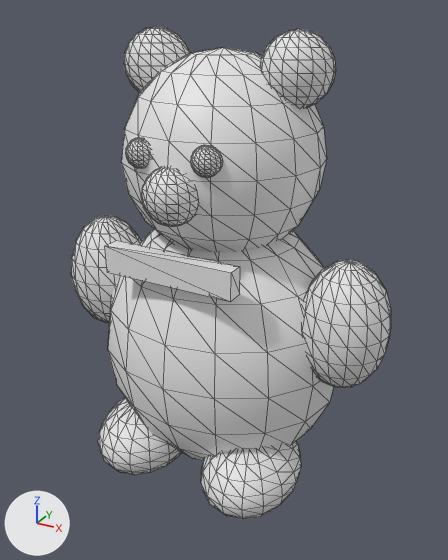
Before and after pictures for a commit that changed the glTF model godot/assets3d/props/prize_bear.glb.
The view is the same before and after, from a camera (50 mm lens) standing at (0.878, -1.594, 1.451) and looking at (0.01, -0.017, 0.662). Lighting does not change. The marker at lower left points along +X, +Y and +Z. The picture after the commit comes second. Mesh edges are drawn as thin lines. Vertices at exactly the same position are counted once.

The older version as bpy lines, for what is in view:
```python
me_me_400 = bpy.data.meshes.new('me.400')
me_me_400.from_pydata(...)  # 1614 vertices, 3180 faces; spans x -0.55..0.55, y -0.375..0.36, z 0.0..1.4
ob_ob = bpy.data.objects.new('ob', me_me_400)
ob_ob.location = (0.0, 0.0, 0.0)
```
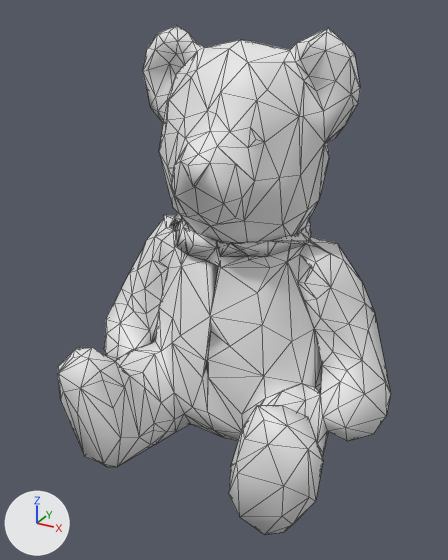
The change, as a list of edits to the scene's bpy script:
```text
Change me_me_400:
    used by ob_ob; location = (0.0, 0.0, 0.0)
    remove me_me_400.from_pydata(...)  # 1614 vertices, 3180 faces; spans x -0.55..0.55, y -0.375..0.36, z 0.0..1.4
    add me_me_400.from_pydata(...)  # 595 vertices, 1250 faces; spans x -0.55..0.55, y -0.368..0.368, z 0.0..1.4
    me_me_400 part 1: the loose piece of 146 vertices spanning x -0.4..0.4, y -0.36..0.36, z 0.01..0.89 is rebuilt with 595 vertices and now spans x -0.55..0.55, y -0.368..0.368, z 0.0..1.4
    me_me_400 part 2: 11 loose pieces with 1468 vertices, spanning x -0.55..0.55, y -0.375..0.3, z 0.0..1.4, are deleted
```

Where the change shows, as pixel boxes [x1, y1, x2, y2] in the pictures (448 x 560 px):
'ob', reshaped: before [71, 27, 391, 519]; after [58, 26, 391, 534]
part 1 of me_me_400, rebuilt: before [108, 229, 334, 461]; after [58, 26, 391, 534]
part 2 of me_me_400, deleted: before [71, 27, 391, 519]
